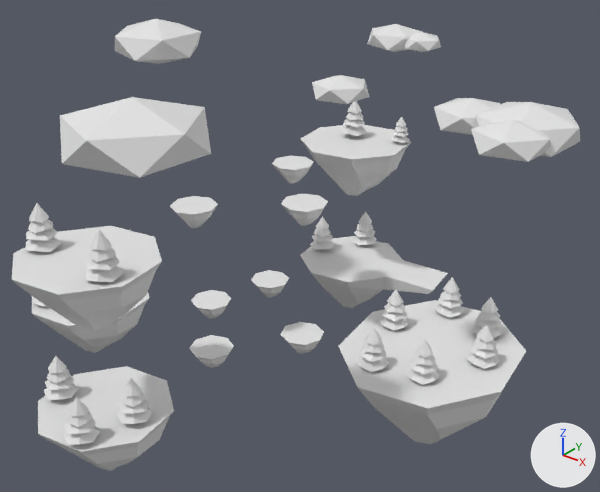
The OBJ model assets/level/floatingislands.obj, before and after one commit.
Rendered twice from a 50 mm camera at (158.7, -171.4, 143.5) aimed at (22.2, -0.8, 37.7). Arrows for +X, +Y and +Z are at lower right; the lights stay in place. Where no turn or scale is listed for an object, it has been applied to the vertices.

In view in the first picture: 'floatingislands'.
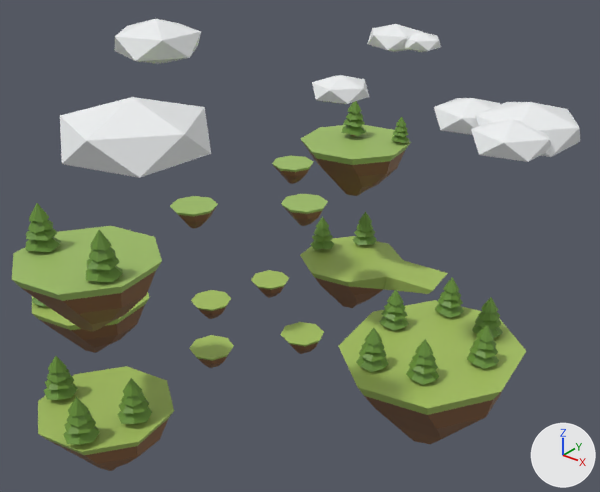
What changed in the scene script:
```text
Add img_level_png:
    img_level_png = load_image('level.png', 'level.png', 8, 8, 'sRGB')
Add mat_material_002:
    mat_material_002 = principled_material('Material.002')
    mat_material_002.texture = img_level_png
    mat_material_002.roughness = 0.526
Change me_floatingislands:
    where me_floatingislands.from_pydata(...)  # 1934 vertices, 1920 faces; spans x -57.0..102.0, y -79.0..77.0, z -24.0..97.0
    add me_floatingislands.materials.append(mat_material_002)  # picture img_level_png
```

Location of each change, [x1, y1, x2, y2] in pixels of the pictures (600 x 492 px):
'floatingislands', recoloured (white to green)
    both: [12, 19, 574, 471]
